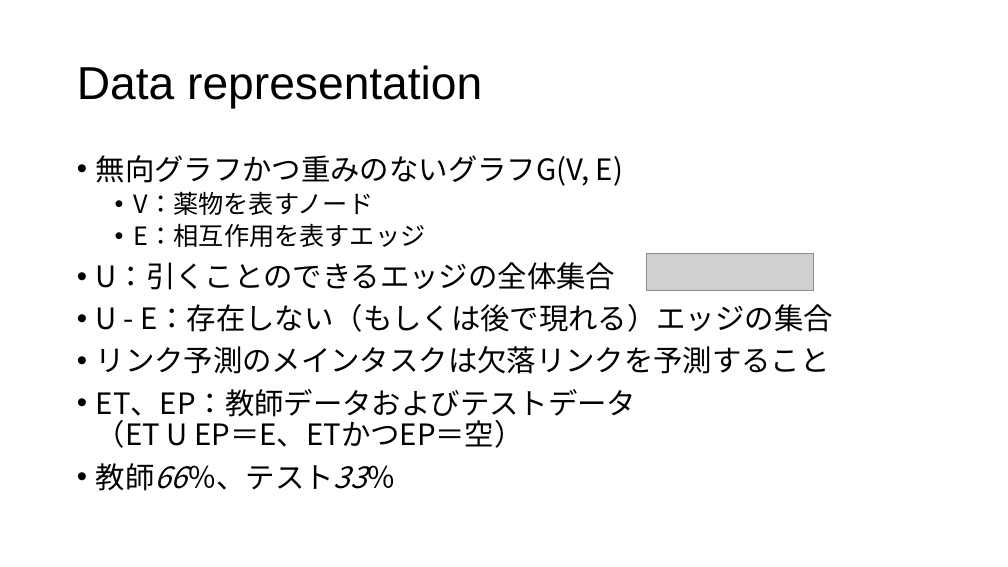
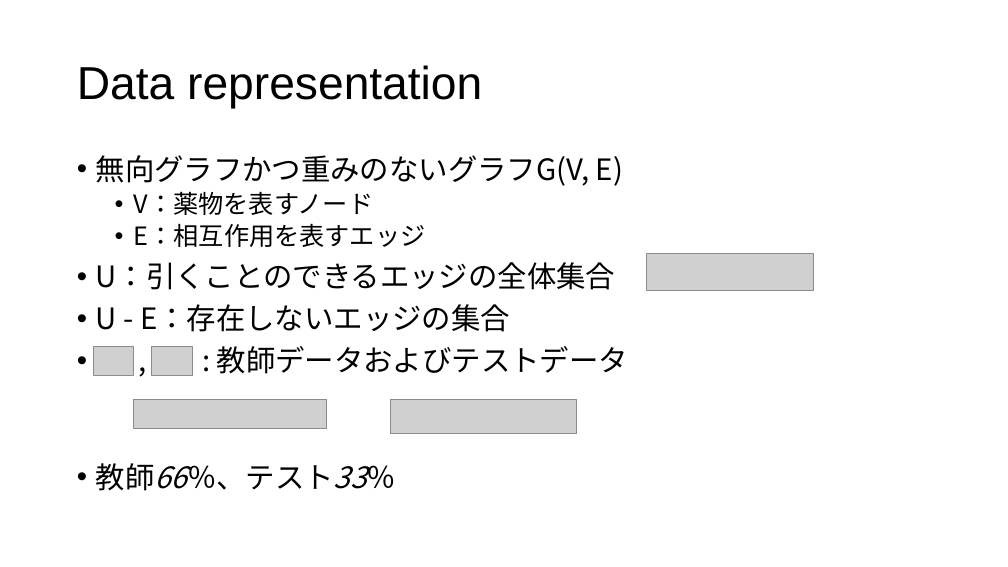
Before and after one commit to tsutarou10/variousFile, a slide deck: slide 23 of Predicting potential drug-drug interactions on topological and semantic similarity features using statistical learning.pptx. Drawn at 1008x567 pixels with LibreOffice and Linux fonts; fonts in the diff are those of the drawing; grey boxes stand for pictures. Boxes give left, top, right and bottom in pixels: in the first picture for what was removed or moved away, otherwise in the second. Text is boxed around its words. In the diff, an @@ line names an element or a change of style, - is before the commit and + after.

```diff
--- a/Predicting potential drug-drug interactions on topological and semantic similarity features using statistical learning.pptx
+++ b/Predicting potential drug-drug interactions on topological and semantic similarity features using statistical learning.pptx
@@ text at [96, 304, 628, 374]: text changed @@
-• U - E：存在しない（もしくは後で現れる）エッジの集合
-• リンク予測のメインタスクは欠落リンクを予測すること
-• ET、EP：教師データおよびテストデータ
-  （ET U EP＝E、ETかつEP＝空）
+• U - E：存在しないエッジの集合
+• , : 教師データおよびテストデータ
@@ picture added at [94, 347, 133, 376] @@
@@ picture added at [151, 347, 192, 376] @@
@@ picture added at [133, 399, 326, 429] @@
@@ picture added at [390, 399, 577, 434] @@
```
Also in this commit, not shown: 12 other slides changed, 2 slides added.
